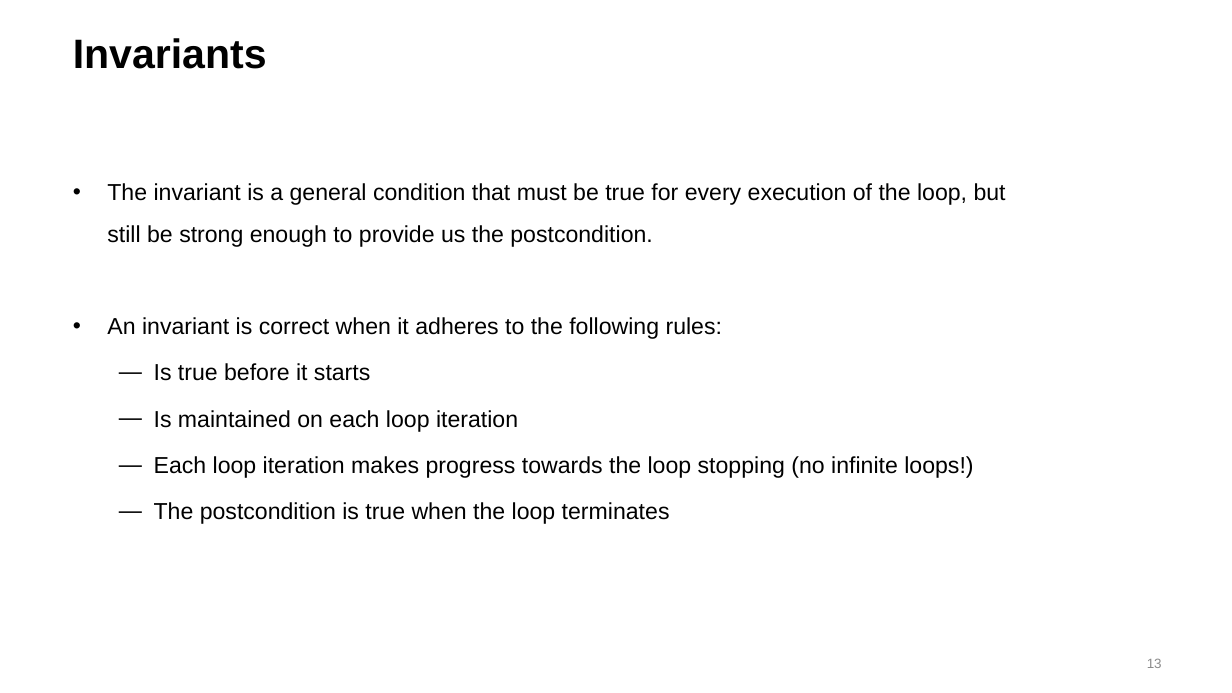
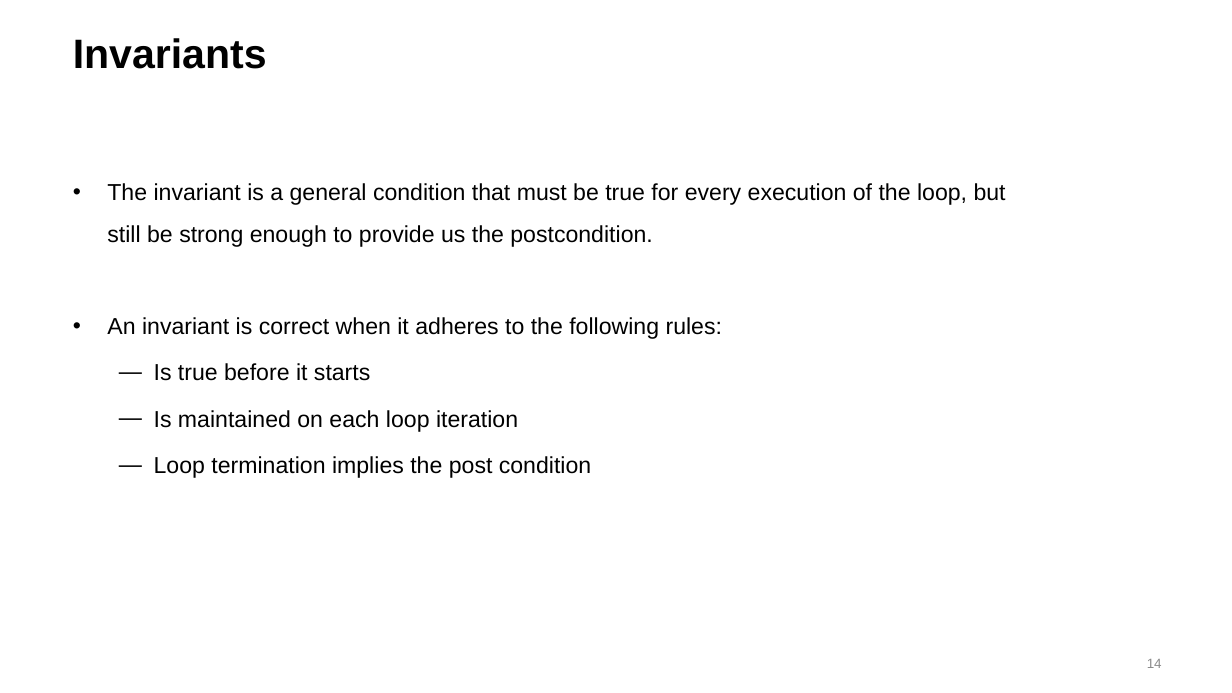
Before and after one commit to MicAu/Workshop, a slide deck: slide 14 of presentation.pptx (slide 13 before the commit). Drawn at 1232x693 pixels with LibreOffice and Linux fonts; fonts in the diff are those of the drawing; background and template pictures are left out. Boxes give left, top, right and bottom in pixels: in the first picture for what was removed or moved away, otherwise in the second. Text is boxed around its words. In the diff, an @@ line names an element or a change of style, - is before the commit and + after.

```diff
--- a/presentation.pptx
+++ b/presentation.pptx
@@ text at (x1=154, y1=456, x2=591, y2=478): text changed @@
-  ― Each loop iteration makes progress towards the loop stopping (no infinite loops!)
-  ― The postcondition is true when the loop terminates
+  ― Loop termination implies the post condition
@@ page number at (x1=1147, y1=659, x2=1162, y2=668): text changed @@
-13
+14
```
Also in this commit, not shown: 3 other slides changed, 2 slides added, 1 slide removed, 15 other files.
